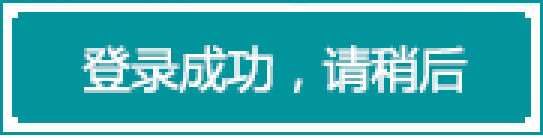
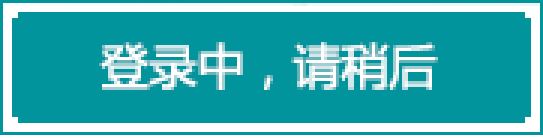
Before/after of a 543px x 138px layered artwork. What changed in the layer stack:
renamed "登录成功，请稍后" to "登录中，请稍后", painted on it over [left=81, top=42, right=468, bottom=93]
